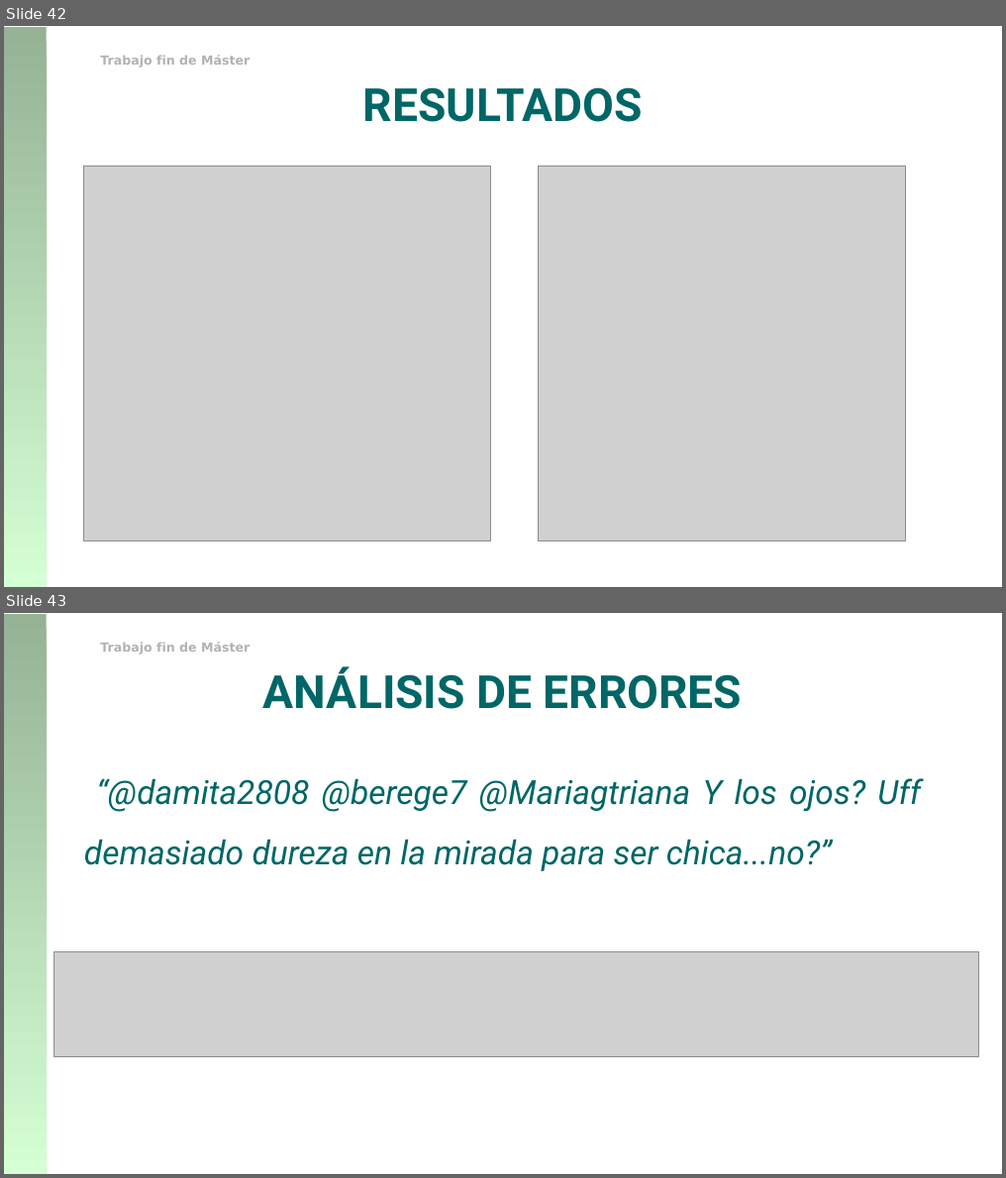
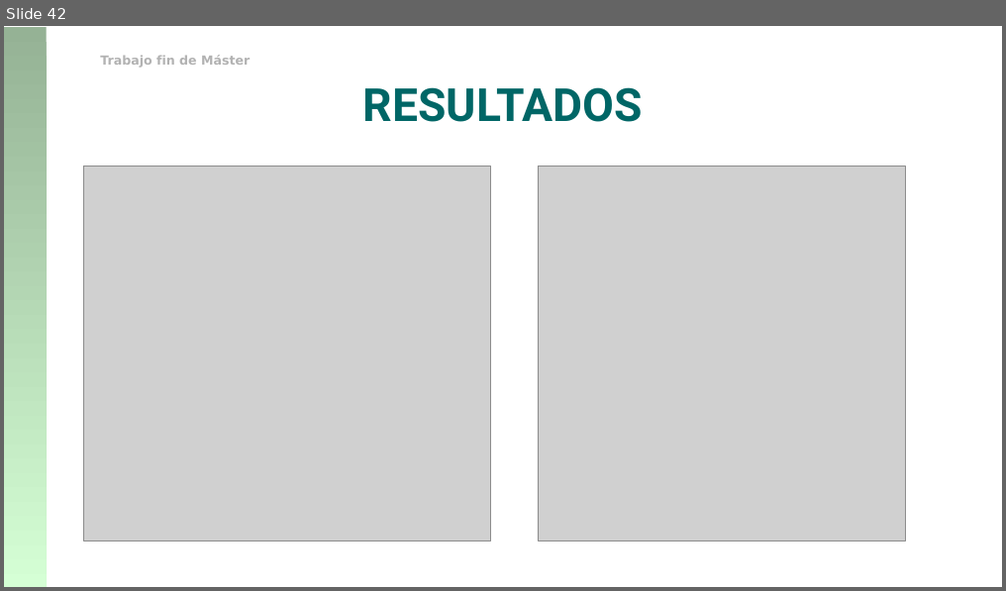
Before and after one commit to franciscorodriguez92/uned-tfm, a slide deck: TFM_Francisco_Rodriguez.pptx. Shown one above the other, each under a label of ours: slides 42 and 43 before the commit, slide 42 after it. The pictures are 1006x1178 and 1006x591 pixels, drawn with LibreOffice and Linux fonts; fonts in the diff are those of the drawing; grey boxes stand for pictures; background and template pictures are left out. Boxes give left, top, right and bottom in pixels: in the first picture for what was removed or moved away, otherwise in the second. Text is boxed around its words. In the diff, an @@ line names an element or a change of style, - is before the commit and + after.

```diff
--- a/TFM_Francisco_Rodriguez.pptx
+++ b/TFM_Francisco_Rodriguez.pptx
@@ slide 43 removed at [4,613,1002,1174], background #FFFFFF; not listed: 2 template elements that a slide beside it also shows @@
@@ text removed at [263,666,743,709] @@
-ANÁLISIS DE ERRORES
@@ text removed at [84,778,921,871] @@
-“@damita2808 @berege7 @Mariagtriana Y los ojos? Uff demasiado dureza en la mirada para ser chica...no?”
@@ picture removed at [54,953,979,1057] @@
```
Also in this commit, not shown: 8 slides changed, 2 slides added, 2 other slides removed.
